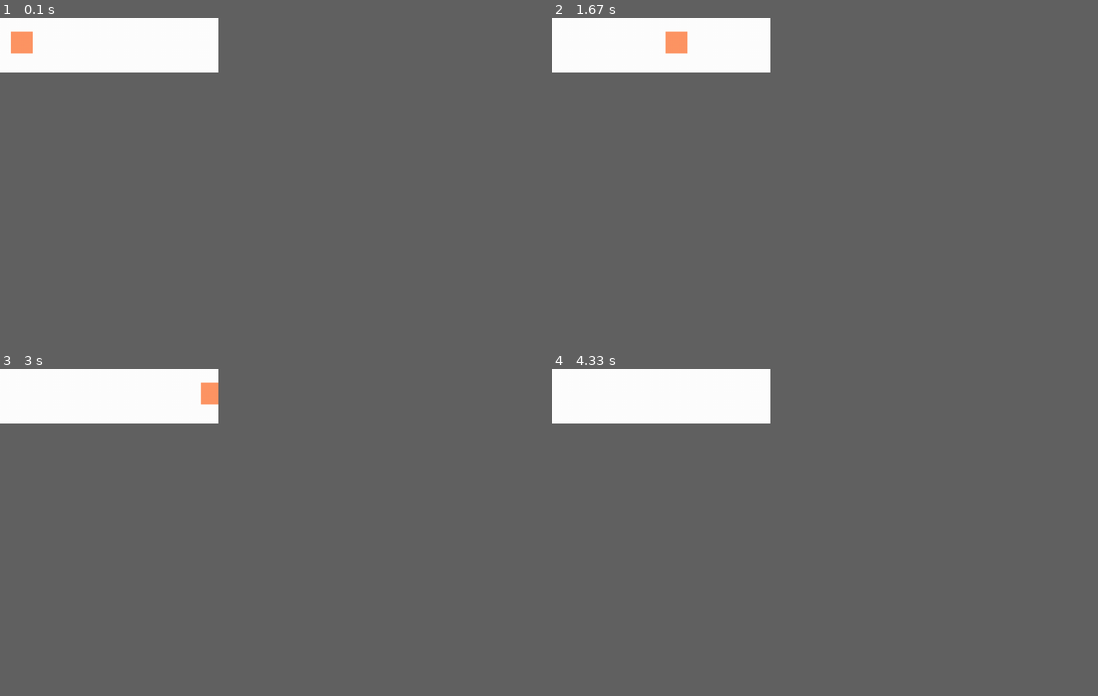
Above: before the commit, frames 1-4 (two rows, left to right).
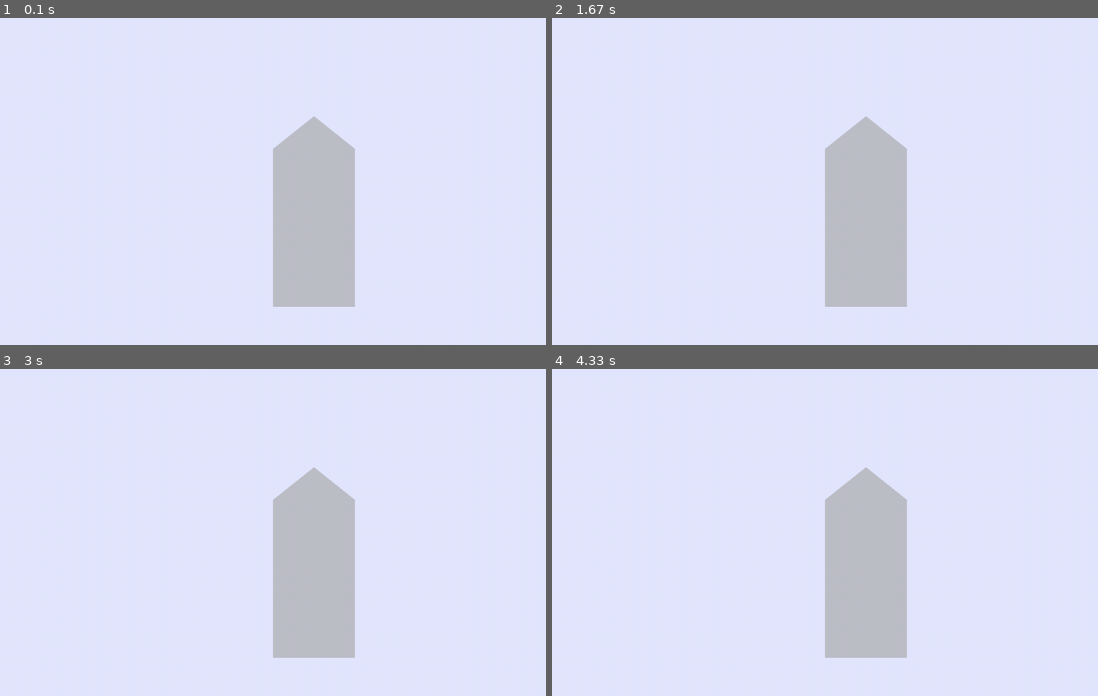
Above: after the commit, the same moments.

Repository: katebarcan/pygame-
Game: pygame game, started from task2.py
The game is run twice, just before and just after one commit, with the same random seed, the same clock (stepped at 60 frames per second) and the same inputs.
Inputs:
- Up to frame 1 (0.1 s): no input
- Up to frame 2 (1.67 s): no input
- Up to frame 3 (3 s): no input
- Up to frame 4 (4.33 s): no input
In our replay, the window is 360x90 before the commit and 900x540 after it. These sizes can differ from the game's own. Grey fills any space a smaller window leaves; there, only what the larger window draws over its background counts as a difference.

The runs differ from the first frame. In frame 1, 15% of the frame differs, in the area x 0-66%, y 0-89%; in frame 2, 15%; in frame 3, 15%; in frame 4, 15%.

Commit message:
Update task2.py

Diff:
--- a/task2.py
+++ b/task2.py
@@ -1,22 +1,22 @@
 import pygame as pg
+FPS = 60
+WIDTH, HEIGHT = 1000, 600
 
-FPS = 60
-WIN_WIDTH = 400
-WIN_HEIGHT = 100
-WHITE = (255, 255, 255)
-ORANGE = (255, 150, 100)
+SKY_BLUE = (227, 231, 255)
+GREY = (189, 191, 199)
+GREY_2 = (189, 191, 199)
+
 
 pg.init()
-sc = pg.display.set_mode((WIN_WIDTH, WIN_HEIGHT))
-sc.fill(WHITE)
+sc = pg.display.set_mode((WIDTH, HEIGHT))
+sc.fill(SKY_BLUE)
 pg.display.set_caption("Игра")
 clock = pg.time.Clock()
 
-r = 30
-x = 10
-y = WIN_HEIGHT // 2 - 25
-pg.draw.rect(sc, ORANGE, (x, y, 40, 40))
+pg.draw.rect(sc, GREY, (WIDTH / 2, HEIGHT / 2 - 60, 150, 290))
+pg.draw.polygon(sc, GREY_2, [[WIDTH / 2, HEIGHT / 2 - 60], [WIDTH / 2 + 75, HEIGHT / 2 - 60 - 60], [WIDTH / 2 + 150, HEIGHT / 2 - 60]])
 pg.display.update()
+
 
 flag_play = True
 while flag_play:
@@ -30,13 +30,8 @@
     if not flag_play:
         break
 
+    # изменение объектов
+    # ...
 
-    if x == WIN_WIDTH:
-        x -= 2  # перемещаем его за левую
-    else:  # если еще нет
-        x += 2  # то на следующей итерации цикла круг отобразится немного правее
-
-    sc.fill(WHITE)  # заливаем фон, стирая предыдущий круг
-    pg.draw.rect(sc, ORANGE, (x, y, 40, 40))  # рисуем новый, сдвинутый круг
-
+    # обновление экрана
     pg.display.update()
